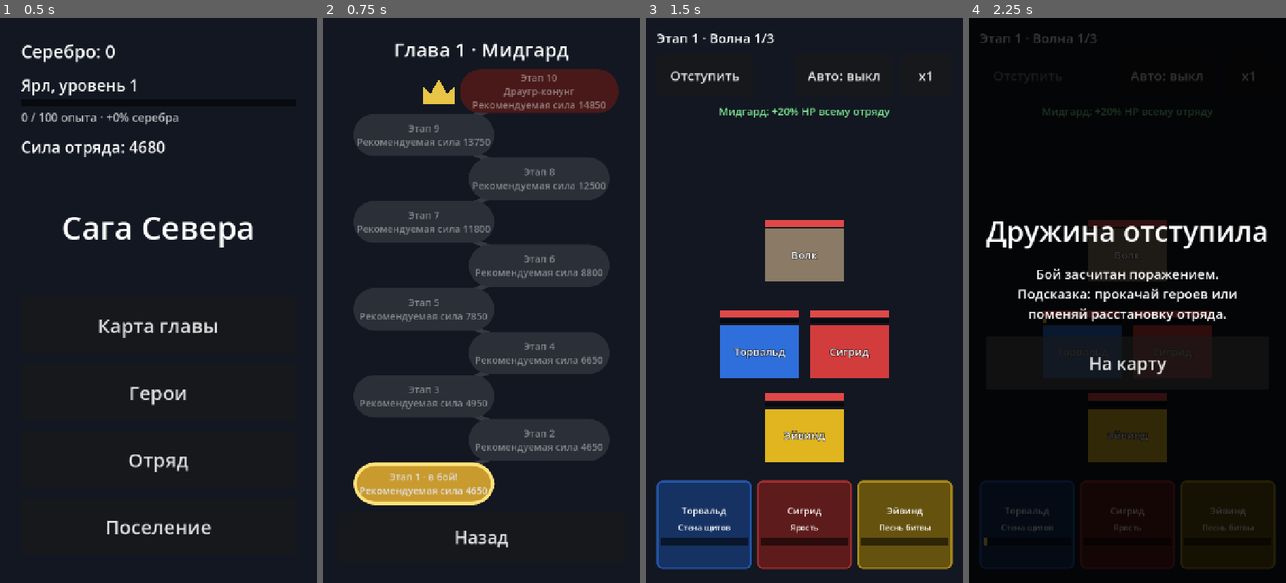
Above: before the commit, frames 1-4 (left to right).
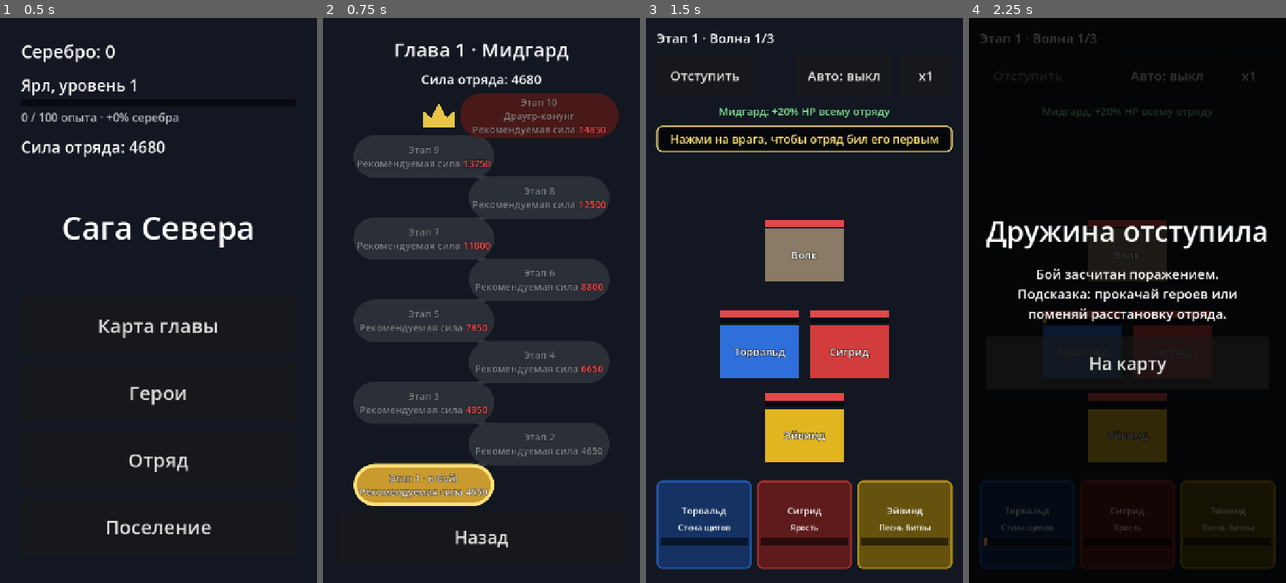
Above: after the commit, the same moments.

Repository: kozyrevdmit-create/saga-severa
Game: Godot game, scene res://scenes/main_menu.tscn
Same seed, same stepped clock (60 frames per second), same inputs: the game is played once before the commit and once after it.
Inputs:
- Up to frame 1 (0.5 s): no input
- Up to frame 2 (0.75 s): click "Карта главы" at 0.5 s
- Up to frame 3 (1.5 s): click "Этап 1 · в бой! Рекомендуемая…" (after the commit: "[center]Этап 1 · в бой! Реком…") at 1.25 s
- Up to frame 4 (2.25 s): click "Отступить" at 2 s

Frame 1 is identical in both runs. In frame 2, 12% of the frame differs, in the area x 9-94%, y 9-87%; in frame 3, 1.4%; in frame 4, nothing differs.

Commit message:
M6.1: подсказка про метку цели в первом бою, сила отряда на карте
- В первом бою игрока: «Нажми на врага, чтобы отряд бил его первым»;
  исчезает после первой метки или через 6 с (balance.json → mark_hint);
  флаг mark_hint_shown в сохранении, сброс прогресса показывает её снова
- Карта: «Сила отряда: N» вверху; рекомендуемая сила красная, если больше
  силы отряда (Progress.is_below_recommended)

Co-Authored-By: Claude Opus 5.5 <noreply@anthropic.com>

Diff:
--- a/data/balance.json
+++ b/data/balance.json
@@ -39,6 +39,9 @@
     "max_hours": 8,
     "last_seen_refresh_seconds": 60
   },
+  "mark_hint": {
+    "seconds": 6
+  },
   "debug_panel": {
     "long_press_seconds": 0.8,
     "add_silver": 10000,
--- a/scenes/map.tscn
+++ b/scenes/map.tscn
@@ -44,6 +44,13 @@
 text = "Глава 1"
 horizontal_alignment = 1
 
+[node name="PowerLabel" type="Label" parent="Margin/Layout"]
+unique_name_in_owner = true
+layout_mode = 2
+theme_override_font_sizes/font_size = 30
+text = "Сила отряда: 0"
+horizontal_alignment = 1
+
 [node name="Path" type="Control" parent="Margin/Layout"]
 unique_name_in_owner = true
 layout_mode = 2
--- a/scripts/save/progress.gd
+++ b/scripts/save/progress.gd
@@ -13,6 +13,7 @@
 var formation: Array[String] = []  ## one hero id or EMPTY per slot; front slots first
 var last_seen_unix := 0  ## when the game was last open; 0 = never
 var offline_bank := 0  ## offline income collected on return, waiting for «Забрать»
+var mark_hint_shown := false  ## the battle hint about the target mark was shown (once per game; a reset shows it again)
 
 
 static func new_game(data) -> RefCounted:
@@ -26,7 +27,7 @@
 
 
 ## Debug panel «Сбросить прогресс»: everything back to a new game (stages, heroes and their levels, squad,
-## silver, jarl experience, offline bank). The offline clock restarts now, so the time before the reset earns nothing.
+## silver, jarl experience, offline bank, the target mark hint). The offline clock restarts now, so the time before the reset earns nothing.
 func reset(data, now_unix: int) -> void:
 	var fresh = new_game(data)
 	silver = fresh.silver
@@ -35,6 +36,7 @@
 	hero_levels = fresh.hero_levels
 	formation = fresh.formation
 	offline_bank = fresh.offline_bank
+	mark_hint_shown = fresh.mark_hint_shown
 	last_seen_unix = now_unix
 
 
@@ -157,6 +159,11 @@
 
 # --- squad power («Сила») -----------------------------------------------------
 
+## The chapter map shows a stage's recommended power in red while the squad is weaker than it.
+func is_below_recommended(data, stage_id: int) -> bool:
+	return data.recommended_power(stage_id) > squad_power(data)
+
+
 ## The squad's «Сила»: the sum of the squad heroes' power (GameData.hero_power) with the squad's clan bonuses.
 func squad_power(data) -> int:
 	var total := 0
@@ -313,6 +320,7 @@
 		"formation": formation.duplicate(),
 		"last_seen_unix": last_seen_unix,
 		"offline_bank": offline_bank,
+		"mark_hint_shown": mark_hint_shown,
 	}
 
 
@@ -328,6 +336,9 @@
 	progress.cleared_stage = clampi(_to_int(saved.get("cleared_stage"), 0), 0, data.stage_count())
 	progress.last_seen_unix = maxi(0, _to_int(saved.get("last_seen_unix"), 0))
 	progress.offline_bank = maxi(0, _to_int(saved.get("offline_bank"), 0))
+	# A save from before M6.1 has no flag: the hint is new, so it is shown once there too.
+	var hint_shown = saved.get("mark_hint_shown")
+	progress.mark_hint_shown = hint_shown is bool and hint_shown
 
 	# Every hero earned by the won stages is unlocked, so a version 1 save gets the heroes it has earned;
 	# a hero without a saved level joins like a new hero (at the join level counted over the heroes with a saved
--- a/scripts/ui/battle_screen.gd
+++ b/scripts/ui/battle_screen.gd
@@ -1,7 +1,8 @@
 ## Battle screen: shows the stage battle (scripts/battle) and passes taps to it.
 ## The squad from the formation fights the stage picked on the chapter map; a win pays the reward
 ## (less for a replay) and may bring a new hero; «Отступить» ends the battle as a defeat.
-## Tapping an enemy marks it as the target (tap again to remove the mark).
+## Tapping an enemy marks it as the target (tap again to remove the mark). The player's first battle shows a hint
+## about it, once per game (Progress.mark_hint_shown), until the first mark or for balance.json → mark_hint.seconds.
 ## Progress is saved after every stage.
 extends Control
 
@@ -22,6 +23,7 @@
 const SPECIAL_COLOR := Color("#ff9a3c")
 const HEAL_COLOR := Color("#6bff8a")
 const POPUP_STACK_STEP := 36.0
+const MARK_HINT_TEXT := "Нажми на врага, чтобы отряд бил его первым"
 
 var _battle
 var _stage_id := 1
@@ -30,6 +32,7 @@
 var _popups_this_frame := {}  ## unit id -> popups already shown this frame (stacked, not overlapped)
 var _cards := {}  ## unit id -> HeroCard
 var _new_heroes: Array[String] = []  ## heroes still to announce after a win
+var _mark_hint: PanelContainer  ## null unless the hint is on screen
 
 
 func _ready() -> void:
@@ -58,6 +61,8 @@
 	%MenuButton.pressed.connect(func(): get_tree().change_scene_to_file(MAP_SCENE))
 	%NewHeroButton.pressed.connect(_show_next_new_hero)
 	%Field.resized.connect(_layout_fighters)
+	if not progress.mark_hint_shown:
+		_show_mark_hint()
 	_refresh()
 
 
@@ -149,6 +154,9 @@
 			_popup(event["unit"], event["name"], ULTIMATE_COLOR, 30, 1.4)
 		"special":
 			_popup(event["unit"], event["name"], SPECIAL_COLOR, 30, 1.4)
+		"mark":
+			if event["unit"] >= 0:
+				_hide_mark_hint()
 		"wave":
 			_show_wave()
 			_banner("Волна %d" % (event["index"] + 1))
@@ -197,8 +205,41 @@
 	tween.chain().tween_callback(label.queue_free)
 
 
+## Shown once per game; the flag is saved at once, so leaving the battle early does not bring it back.
+## Real seconds: the hint stays as long at x2.
+func _show_mark_hint() -> void:
+	GameState.progress.mark_hint_shown = true
+	GameState.save()
+	_mark_hint = PanelContainer.new()
+	var style := StyleBoxFlat.new()
+	style.bg_color = Color(0, 0, 0, 0.7)
+	style.border_color = FighterView.MARK_COLOR
+	style.set_border_width_all(3)
+	style.set_corner_radius_all(12)
+	style.set_content_margin_all(12)
+	_mark_hint.add_theme_stylebox_override("panel", style)
+	_mark_hint.mouse_filter = Control.MOUSE_FILTER_IGNORE
+	_mark_hint.set_anchors_and_offsets_preset(Control.PRESET_TOP_WIDE)
+	var label := Label.new()
+	label.text = MARK_HINT_TEXT
+	label.horizontal_alignment = HORIZONTAL_ALIGNMENT_CENTER
+	label.autowrap_mode = TextServer.AUTOWRAP_WORD_SMART
+	label.add_theme_font_size_override("font_size", 26)
+	label.add_theme_color_override("font_color", FighterView.MARK_COLOR)
+	_mark_hint.add_child(label)
+	%Field.add_child(_mark_hint)
+	get_tree().create_timer(float(GameState.data.balance["mark_hint"]["seconds"])).timeout.connect(_hide_mark_hint)
+
+
+func _hide_mark_hint() -> void:
+	if _mark_hint != null:
+		_mark_hint.queue_free()
+		_mark_hint = null
+
+
 ## A retreat counts as a defeat; only the title and the hint's first line differ.
 func _finish_stage(victory: bool, retreat: bool) -> void:
+	_hide_mark_hint()
 	var progress = GameState.progress
 	if victory:
 		var reward: Dictionary = progress.apply_victory(GameState.data, _stage_id)
--- a/scripts/ui/map_screen.gd
+++ b/scripts/ui/map_screen.gd
@@ -1,6 +1,7 @@
 ## Chapter map: a vertical path of the chapter's stages from the bottom up.
 ## Won stages are marked and can be replayed, the next stage is highlighted, later ones are locked.
-## The last stage shows the boss. Every stage shows its «Рекомендуемая сила». Placeholder shapes only.
+## The last stage shows the boss. On top — the squad's «Сила»; every stage shows its «Рекомендуемая сила»,
+## the number in red while the squad is weaker than that. Placeholder shapes only.
 extends Control
 
 const BATTLE_SCENE := "res://scenes/battle.tscn"
@@ -15,6 +16,8 @@
 const BOSS_COLOR := Color("#7a2a2a")
 const PATH_DONE_COLOR := Color("#4fa36a")
 const PATH_TODO_COLOR := Color(1, 1, 1, 0.15)
+const TOO_WEAK_COLOR := Color("#ff4d4d")
+const NODE_FONT_SIZE := 22
 
 
 ## Lines between the stage nodes, drawn under them.
@@ -49,6 +52,7 @@
 	var progress = GameState.progress
 	var stage: Dictionary = data.get_stage(1)
 	%Title.text = "Глава %d · %s" % [int(stage["chapter"]), data.get_chapter(int(stage["chapter"]))["name"]]
+	%PowerLabel.text = "Сила отряда: %d" % progress.squad_power(data)
 	_lines.mouse_filter = Control.MOUSE_FILTER_IGNORE
 	%Path.add_child(_lines)
 	for stage_id in range(1, data.stage_count() + 1):
@@ -69,7 +73,7 @@
 	var button := Button.new()
 	button.focus_mode = Control.FOCUS_NONE
 	button.size = BOSS_NODE_SIZE if is_boss else NODE_SIZE
-	button.add_theme_font_size_override("font_size", 22)
+	button.add_theme_font_size_override("font_size", NODE_FONT_SIZE)
 	var color := LOCKED_COLOR
 	var state := ""
 	if progress.is_replay(stage_id):
@@ -78,12 +82,15 @@
 	elif progress.is_stage_open(data, stage_id):
 		color = CURRENT_COLOR
 		state = "в бой!"
-	button.text = "Этап %d · %s" % [stage_id, state] if state != "" else "Этап %d" % stage_id
+	var lines: Array[String] = ["Этап %d · %s" % [stage_id, state] if state != "" else "Этап %d" % stage_id]
 	if is_boss:
-		button.text += "\n" + data.get_enemy(data.get_stage(stage_id)["waves"].back()[0])["name"]
+		lines.append(data.get_enemy(data.get_stage(stage_id)["waves"].back()[0])["name"])
 		if not progress.is_replay(stage_id) and not progress.is_stage_open(data, stage_id):
 			color = BOSS_COLOR.darkened(0.4)
-	button.text += "\nРекомендуемая сила %d" % data.recommended_power(stage_id)
+	var power := str(data.recommended_power(stage_id))
+	if progress.is_below_recommended(data, stage_id):
+		power = "[color=#%s]%s[/color]" % [TOO_WEAK_COLOR.to_html(false), power]
+	lines.append("Рекомендуемая сила " + power)
 	var style := StyleBoxFlat.new()
 	style.bg_color = color
 	style.set_corner_radius_all(48)
@@ -94,7 +101,27 @@
 		button.add_theme_stylebox_override(state_name, style)
 	button.disabled = not progress.is_stage_open(data, stage_id)
 	button.pressed.connect(_on_stage_pressed.bind(stage_id))
+	button.add_child(_make_node_text("\n".join(lines), button))
 	return button
+
+
+## The button's text as a label on top of it: a plain button cannot colour one number.
+func _make_node_text(bbcode: String, button: Button) -> RichTextLabel:
+	var label := RichTextLabel.new()
+	label.bbcode_enabled = true
+	label.text = "[center]%s[/center]" % bbcode
+	label.fit_content = true
+	label.scroll_active = false
+	label.autowrap_mode = TextServer.AUTOWRAP_OFF
+	label.mouse_filter = Control.MOUSE_FILTER_IGNORE
+	label.add_theme_font_size_override("normal_font_size", NODE_FONT_SIZE)
+	label.add_theme_color_override("default_color",
+			button.get_theme_color("font_disabled_color" if button.disabled else "font_color"))
+	label.add_theme_constant_override("outline_size", 6)
+	label.add_theme_color_override("font_outline_color", Color(0, 0, 0, 0.6))
+	label.set_anchors_and_offsets_preset(Control.PRESET_HCENTER_WIDE)
+	label.resized.connect(func(): label.position.y = (button.size.y - label.size.y) / 2.0)
+	return label
 
 
 func _on_stage_pressed(stage_id: int) -> void:
--- a/tests/test_progress.gd
+++ b/tests/test_progress.gd
@@ -476,3 +476,31 @@
 		progress.hero_levels[hero_id] += 1
 		assert_eq(progress.squad_power(data) - power_before, gain, "«+N силы» of %s is what the squad gains" % hero_id)
 		assert_true(gain > 0, "%s gains power" % hero_id)
+
+
+# --- target mark hint and the map's red numbers (M6.1) -------------------------
+
+func test_mark_hint_is_shown_once_per_game_and_again_after_a_reset() -> void:
+	var progress = Progress.new_game(data)
+	assert_true(not progress.mark_hint_shown, "a new game has not shown the hint")
+	progress.mark_hint_shown = true
+	var restored = Progress.from_dict(JSON.parse_string(JSON.stringify(progress.to_dict())), data)
+	assert_true(restored.mark_hint_shown, "the flag is saved")
+	restored.reset(data, 1000)
+	assert_true(not restored.mark_hint_shown, "«Сбросить прогресс» shows the hint again")
+	var old_save: Dictionary = Progress.new_game(data).to_dict()
+	old_save.erase("mark_hint_shown")
+	assert_true(not Progress.from_dict(old_save, data).mark_hint_shown, "a save from before M6.1 shows the hint once")
+	old_save["mark_hint_shown"] = "yes"
+	assert_true(not Progress.from_dict(old_save, data).mark_hint_shown, "a broken flag counts as not shown")
+
+
+func test_recommended_power_is_red_only_while_the_squad_is_weaker() -> void:
+	var progress = Progress.new_game(data)
+	var stage: int = data.stage_count()
+	assert_true(progress.is_below_recommended(data, stage), "a new squad is weaker than the boss stage asks")
+	assert_true(not progress.is_below_recommended(data, 1), "a new squad is strong enough for stage 1")
+	while progress.squad_power(data) < data.recommended_power(stage):
+		for hero_id in progress.squad_ids():
+			progress.hero_levels[hero_id] += 1
+	assert_true(not progress.is_below_recommended(data, stage), "at or above the recommended power: not red")
Not shown, changed: README.md
Not shown, changed: docs/SPEC_CHANGES.md
